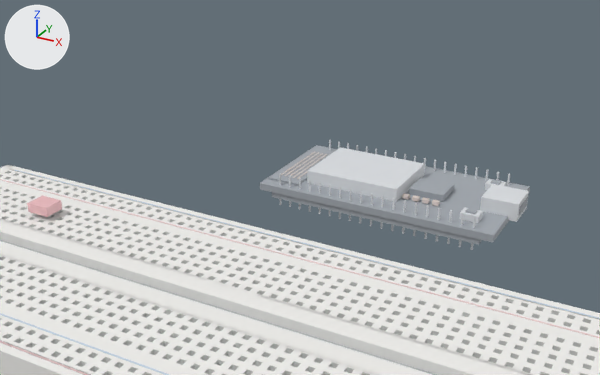
The glTF model mcp-server/physical_studio/bench/ready/night-light/step-1.glb as it was, and as the next commit left it.
One viewpoint serves both versions: a 50 mm camera at (0.0654, -0.0987, 0.0818) aimed at (-0.0153, 0.0482, 0.0083). Arrows for +X, +Y and +Z are at upper left; the lights stay in place. The first picture is the older version. Where no turn or scale is listed for an object, it has been applied to the vertices. Vertices at exactly the same position are counted once.

The first picture shows 'bb__mesh', 'ldr__mesh', 'uno__mesh'.
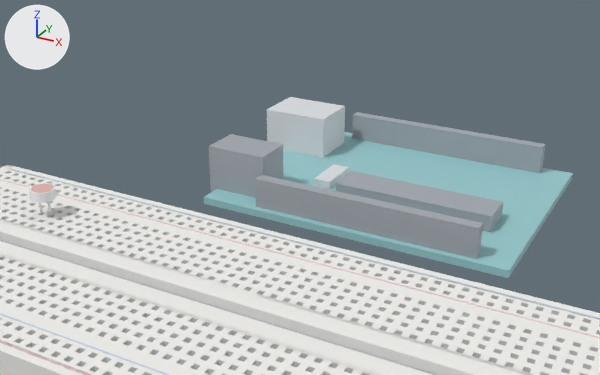
Boxes [x1, y1, x2, y2] around the edits, measured in the pictures (600 x 375 px):
```json
{"object": "uno__mesh", "change": "reshaped", "before": [260, 140, 530, 250], "after": [204, 97, 573, 278], "on screen": "37% wider, 64% taller"}
{"object": "ldr__mesh", "change": "reshaped", "before": [27, 195, 62, 217], "after": [29, 183, 57, 217], "on screen": "19% narrower, 52% taller"}
{"part": 1, "of": "me_uno__mesh", "change": "added", "after": [204, 132, 573, 278], "on screen": "cyan"}
{"part": 2, "of": "me_uno__mesh", "change": "added", "after": [267, 97, 345, 158]}
{"part": 3, "of": "me_uno__mesh", "change": "added", "after": [209, 134, 284, 198]}
{"part": 4, "of": "me_uno__mesh", "change": "added", "after": [336, 171, 503, 232]}
{"part": 5, "of": "me_uno__mesh", "change": "added", "after": [314, 164, 349, 188]}
{"part": 6, "of": "me_uno__mesh", "change": "added", "after": [255, 175, 483, 259]}
{"part": 7, "of": "me_uno__mesh", "change": "added", "after": [352, 112, 546, 173]}
{"part": 8, "of": "me_uno__mesh", "change": "deleted", "before": [447, 210, 452, 244]}
{"part": 9, "of": "me_uno__mesh", "change": "deleted", "before": [459, 213, 464, 247]}
{"part": 10, "of": "me_uno__mesh", "change": "deleted", "before": [471, 215, 476, 250]}
{"part": 11, "of": "me_uno__mesh", "change": "deleted", "before": [380, 195, 384, 229]}
{"part": 12, "of": "me_uno__mesh", "change": "deleted", "before": [391, 198, 395, 231]}
{"part": 13, "of": "me_uno__mesh", "change": "deleted", "before": [402, 200, 406, 234]}
{"part": 14, "of": "me_uno__mesh", "change": "deleted", "before": [260, 145, 530, 245]}
{"part": 15, "of": "me_uno__mesh", "change": "deleted", "before": [329, 184, 341, 219]}
```

The change, as JSON lines over the scene's bpy script:
```json
{"block": "me_uno__mesh", "where": "# used by ob_uno__mesh; location = (0.0, 0.0, 0.0)"}
{"op": "remove", "block": "me_uno__mesh", "code": "me_uno__mesh.from_pydata(...)  # 708 vertices, 1176 faces; spans x -0.0275..0.0297, y 0.051..0.079, z 0.0008..0.009"}
{"op": "add", "block": "me_uno__mesh", "code": "me_uno__mesh.from_pydata(...)  # 56 vertices, 84 faces; spans x -0.038..0.0343, y 0.0383..0.0917, z 0.0038..0.0158"}
{"block": "me_uno__mesh", "change": "me_uno__mesh part 1: a new loose piece, a box spanning x -0.0343..0.0343, y 0.0383..0.0917, z 0.0042..0.0058, in mat_defaultmaterial_001"}
{"block": "me_uno__mesh", "change": "me_uno__mesh part 2: a new loose piece, a box spanning x -0.038..-0.022, y 0.072..0.084, z 0.0048..0.0158, in mat_defaultmaterial_001"}
{"block": "me_uno__mesh", "change": "me_uno__mesh part 3: a new loose piece, a box spanning x -0.036..-0.022, y 0.0435..0.0525, z 0.0048..0.0158, in mat_defaultmaterial_001"}
{"block": "me_uno__mesh", "change": "me_uno__mesh part 4: a new loose piece, a box spanning x -0.0085..0.0265, y 0.052..0.06, z 0.0058..0.0093, in mat_defaultmaterial_001"}
{"block": "me_uno__mesh", "change": "me_uno__mesh part 5: a new loose piece, a box spanning x -0.016..-0.012, y 0.056..0.066, z 0.0058..0.0074, in mat_defaultmaterial_001"}
{"block": "me_uno__mesh", "change": "me_uno__mesh part 6: a new loose piece, a box spanning x -0.0215..0.0275, y 0.0397..0.0422, z 0.0038..0.0123, in mat_defaultmaterial_001"}
{"block": "me_uno__mesh", "change": "me_uno__mesh part 7: a new loose piece, a box spanning x -0.0215..0.0275, y 0.0879..0.0904, z 0.0038..0.0123, in mat_defaultmaterial_001"}
{"block": "me_uno__mesh", "change": "me_uno__mesh part 8: the loose piece of 14 vertices spanning x 0.0175..0.018, y 0.0523..0.0527, z 0.0008..0.0085 is deleted"}
{"block": "me_uno__mesh", "change": "me_uno__mesh part 9: the loose piece of 14 vertices spanning x 0.0201..0.0206, y 0.0523..0.0527, z 0.0008..0.0085 is deleted"}
{"block": "me_uno__mesh", "change": "me_uno__mesh part 10: the loose piece of 14 vertices spanning x 0.0226..0.0231, y 0.0523..0.0527, z 0.0008..0.0085 is deleted"}
{"block": "me_uno__mesh", "change": "me_uno__mesh part 11: the loose piece of 14 vertices spanning x 0.0023..0.0028, y 0.0523..0.0527, z 0.0008..0.0085 is deleted"}
{"block": "me_uno__mesh", "change": "me_uno__mesh part 12: the loose piece of 14 vertices spanning x 0.0048..0.0053, y 0.0523..0.0527, z 0.0008..0.0085 is deleted"}
{"block": "me_uno__mesh", "change": "me_uno__mesh part 13: the loose piece of 14 vertices spanning x 0.0074..0.0079, y 0.0523..0.0527, z 0.0008..0.0085 is deleted"}
{"block": "me_uno__mesh", "change": "me_uno__mesh part 14: 274 vertices removed from x -0.0275..0.0297, y 0.051..0.079, z 0.0008..0.009"}
{"block": "me_uno__mesh", "change": "me_uno__mesh part 15: 28 vertices removed from x -0.0104..-0.0074, y 0.0523..0.0527, z 0.0008..0.0085"}
{"block": "me_uno__mesh", "change": "other edits to the shape of me_uno__mesh do not show in these pictures"}
{"block": "me_ldr__mesh", "where": "# used by ob_ldr__mesh; location = (0.0, 0.0, 0.0)"}
{"op": "remove", "block": "me_ldr__mesh", "code": "me_ldr__mesh.from_pydata(...)  # 8 vertices, 12 faces; spans x -0.05716..-0.05206, y 0.00928..0.01358, z 0.009..0.011"}
{"op": "add", "block": "me_ldr__mesh", "code": "me_ldr__mesh.from_pydata(...)  # 159 vertices, 304 faces; spans x -0.05721..-0.05201, y 0.00883..0.01403, z 0.008..0.01405"}
{"block": "me_ldr__mesh", "change": "me_ldr__mesh part 16: the whole mesh is rebuilt"}
```
